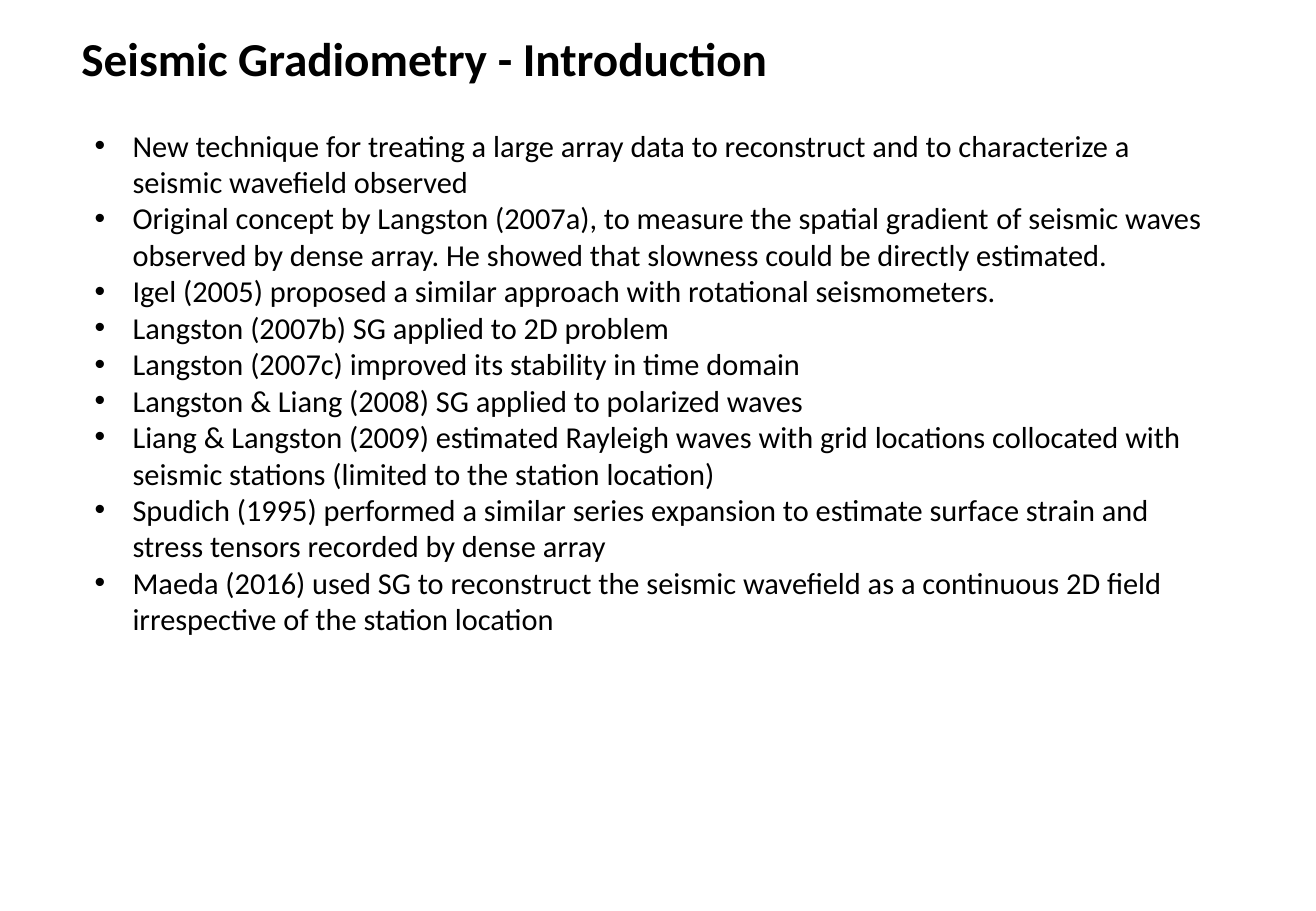
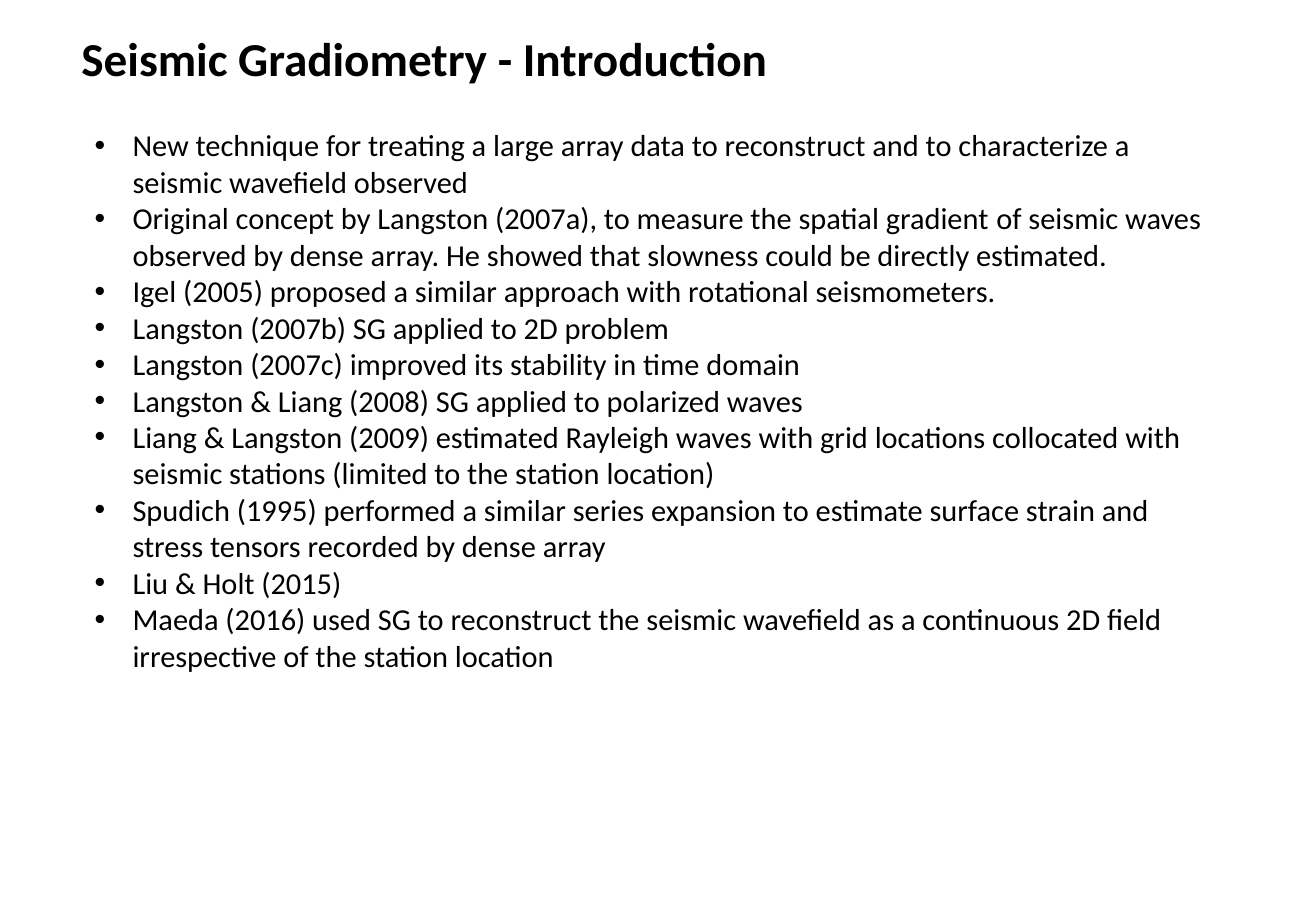
Before and after one commit to geotechno/seismic-gradiometry, a slide deck: slide 3 of review_theory.pptx (slide 2 before the commit). Drawn at 1316x911 pixels with LibreOffice and Linux fonts; fonts in the diff are those of the drawing. Boxes give left, top, right and bottom in pixels: in the first picture for what was removed or moved away, otherwise in the second. Text is boxed around its words. In the diff, an @@ line names an element or a change of style, - is before the commit and + after.

```diff
--- a/review_theory.pptx
+++ b/review_theory.pptx
@@ text at [133,572,341,598]: paragraph added @@
+• Liu & Holt (2015)
```
Also in this commit, not shown: 4 other slides changed, 2 slides added.
